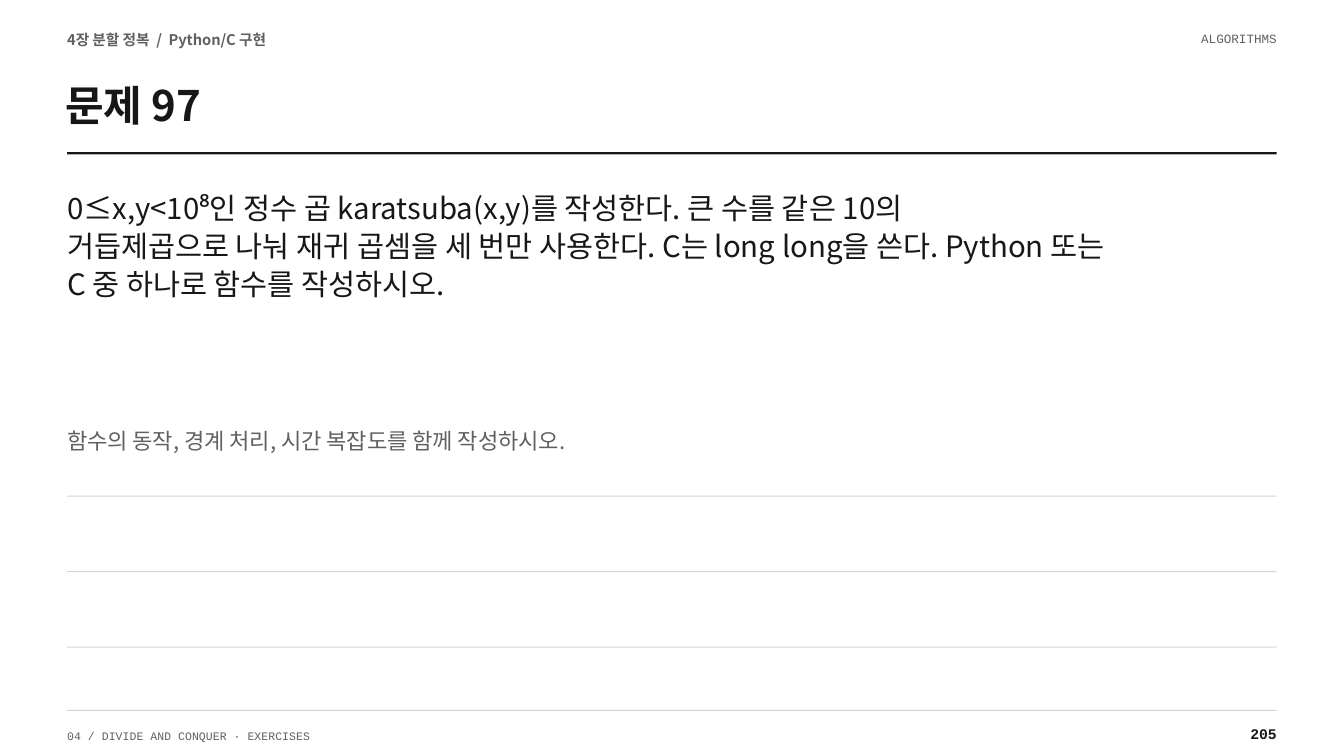
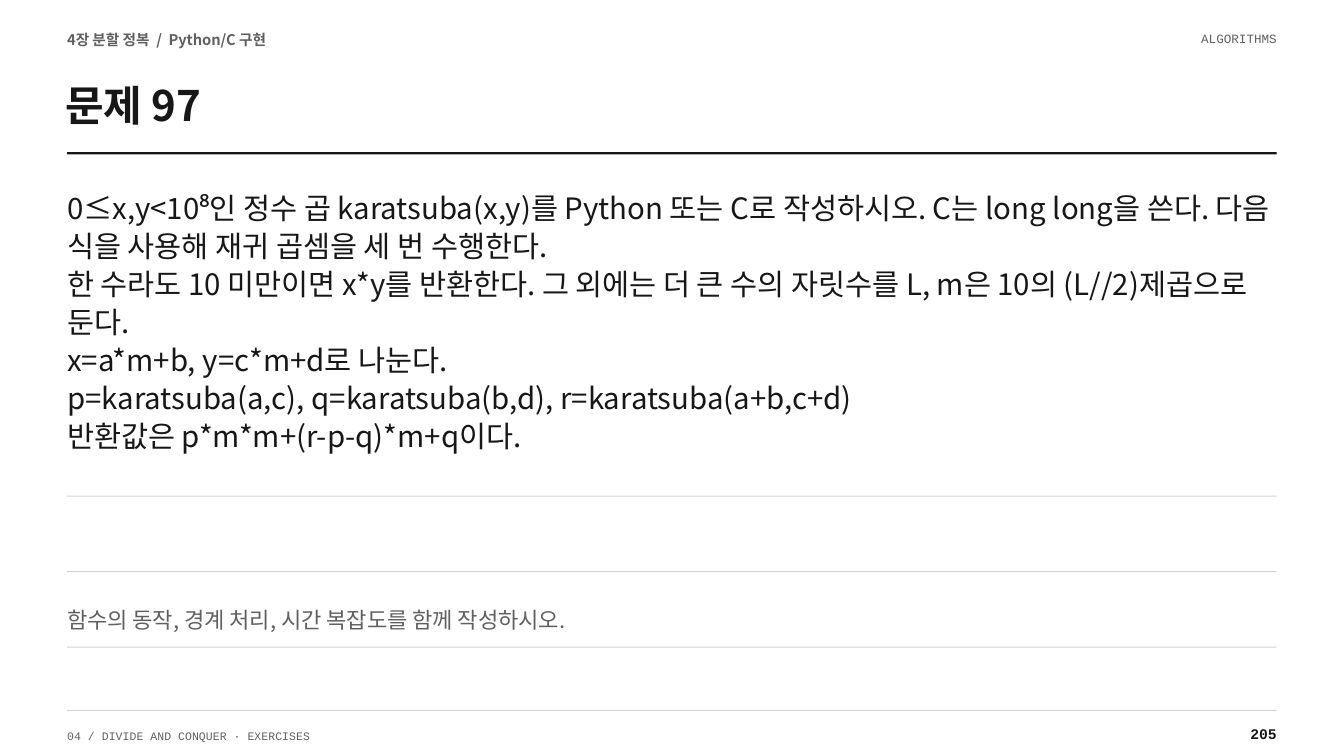
Before and after one commit to Sangdon-Park/Sangdon-Park.github.io, a slide deck: slide 205 of data/알고리즘/4장_연습문제_100문항_수업용.pptx. Drawn at 1344x756 pixels with LibreOffice and Linux fonts; fonts in the diff are those of the drawing. Boxes give left, top, right and bottom in pixels: in the first picture for what was removed or moved away, otherwise in the second. Text is boxed around its words. In the diff, an @@ line names an element or a change of style, - is before the commit and + after.

```diff
--- a/data/알고리즘/4장_연습문제_100문항_수업용.pptx
+++ b/data/알고리즘/4장_연습문제_100문항_수업용.pptx
@@ text at [67, 194, 1270, 454]: text changed @@
-0≤x,y<10⁸인 정수 곱 karatsuba(x,y)를 작성한다. 큰 수를 같은 10의
-거듭제곱으로 나눠 재귀 곱셈을 세 번만 사용한다. C는 long long을 쓴다. Python 또는
-C 중 하나로 함수를 작성하시오.
+0≤x,y<10⁸인 정수 곱 karatsuba(x,y)를 Python 또는 C로 작성하시오. C는 long long을 쓴다. 다음 식을 사용해 재귀 곱셈을 세 번 수행한다.
+한 수라도 10 미만이면 x*y를 반환한다. 그 외에는 더 큰 수의 자릿수를 L, m은 10의 (L//2)제곱으로 둔다.
+x=a*m+b, y=c*m+d로 나눈다.
+p=karatsuba(a,c), q=karatsuba(b,d), r=karatsuba(a+b,c+d)
+반환값은 p*m*m+(r-p-q)*m+q이다.
@@ text "함수의 동작, 경계 처리, 시간 ...": place and size @@
-text "함수의 동작, 경계 처리, 시간 ..." at [67, 430, 566, 453]
+text "함수의 동작, 경계 처리, 시간 ..." at [67, 609, 566, 632]
```
Also in this commit, not shown: 17 other slides changed, 1 slide added, 1 slide removed, 11 other files.
